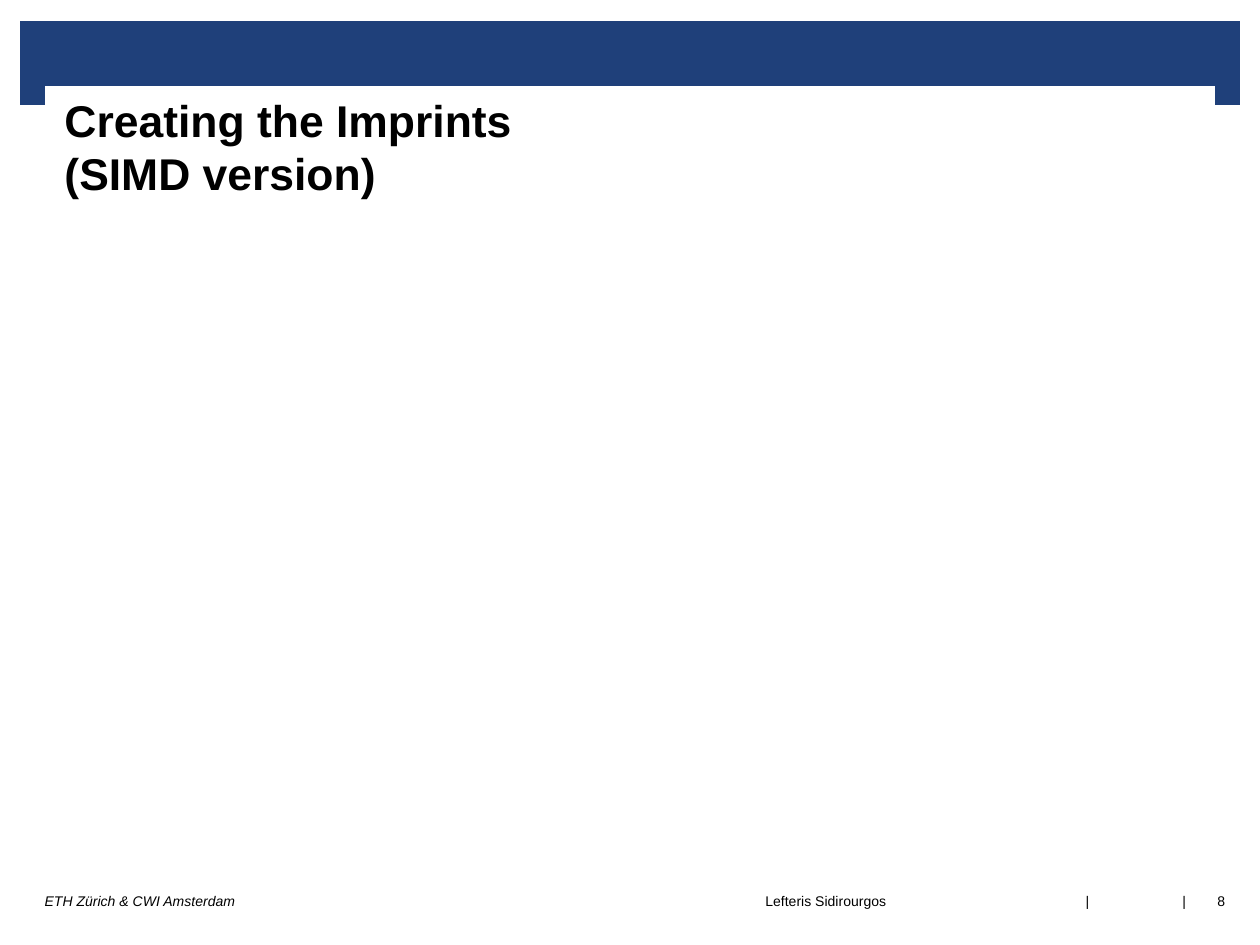
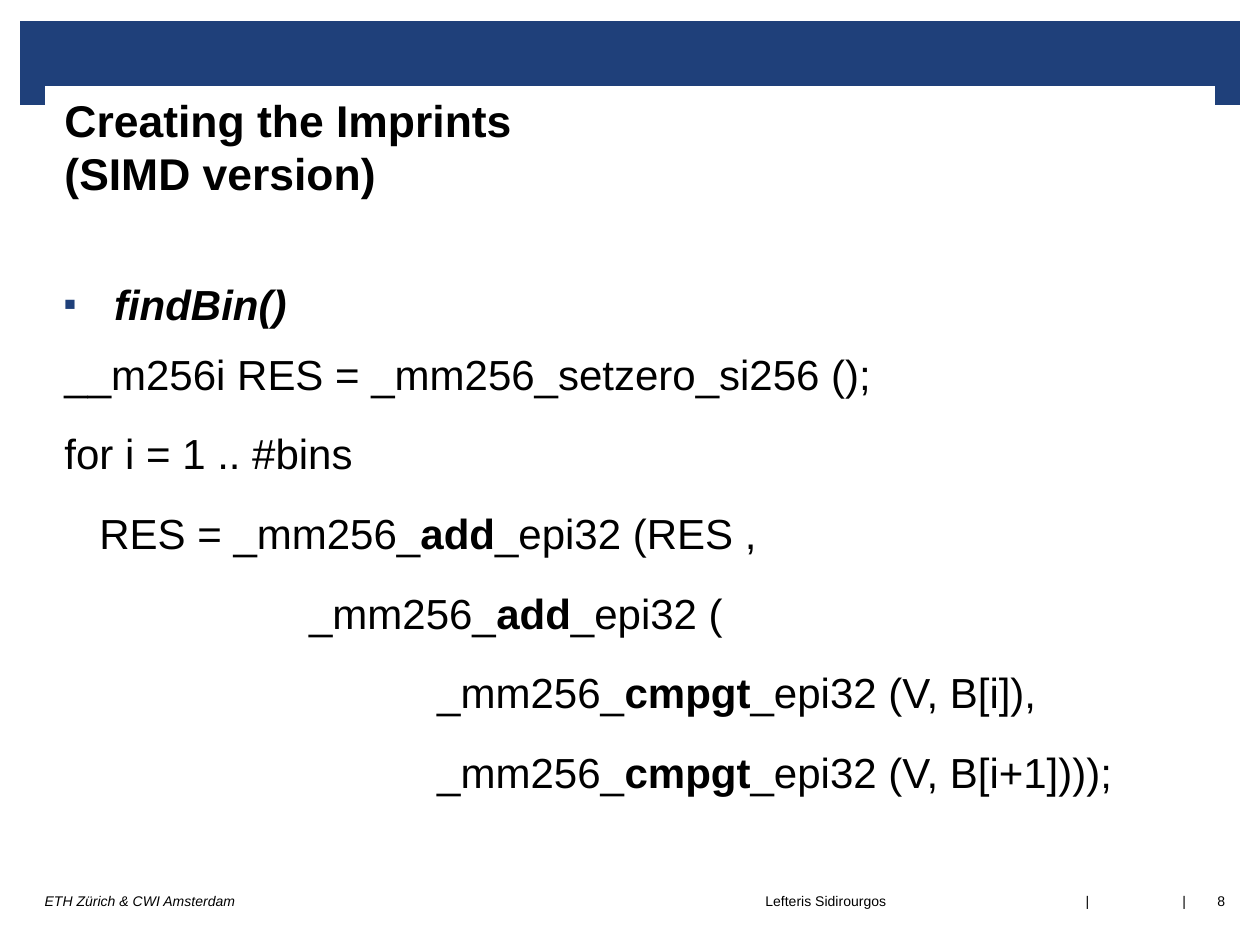
Before and after one commit to lsidir/imprints, a slide deck: slide 8 of DaMoN-paper/presentation/damon17.odp. Drawn at 1260x945 pixels with LibreOffice and Linux fonts; fonts in the diff are those of the drawing; background and template pictures are left out. Boxes give left, top, right and bottom in pixels: in the first picture for what was removed or moved away, otherwise in the second. Text is boxed around its words. In the diff, an @@ line names an element or a change of style, - is before the commit and + after.

```diff
--- a/DaMoN-paper/presentation/damon17.odp
+++ b/DaMoN-paper/presentation/damon17.odp
@@ text added at (x1=64, y1=289, x2=1112, y2=797), 24 pt, text #000000 @@
+■ findBin()
+__m256i RES = _mm256_setzero_si256 ();
+for i = 1 .. #bins
+RES = _mm256_add_epi32 (RES ,
+_mm256_add_epi32 (
+_mm256_cmpgt_epi32 (V, B[i]),
+_mm256_cmpgt_epi32 (V, B[i+1])));
```
Also in this commit, not shown: 7 other slides changed.
